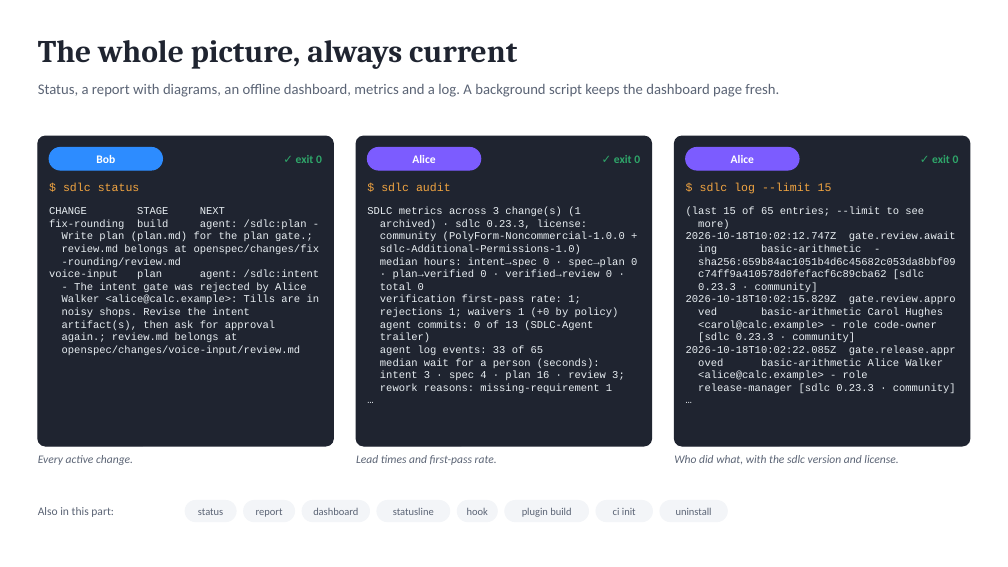
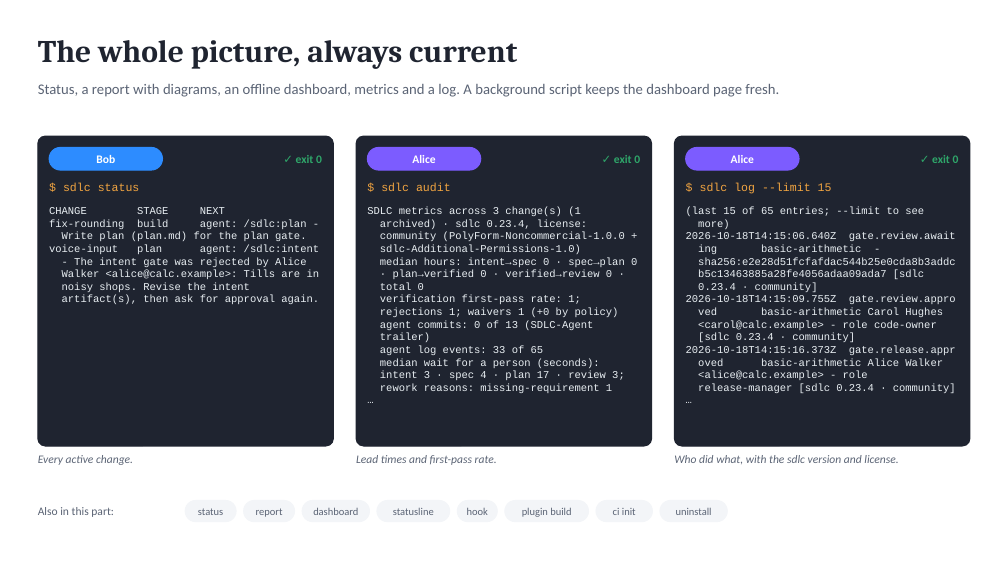
Before and after one commit to marin-ai-tech/sdlc, a slide deck: slide 18 of docs/demo/sdlc-calculator-demo.en.pptx. Drawn at 1008x567 pixels with LibreOffice and Linux fonts; fonts in the diff are those of the drawing. Boxes give left, top, right and bottom in pixels: in the first picture for what was removed or moved away, otherwise in the second. Text is boxed around its words. In the diff, an @@ line names an element or a change of style, - is before the commit and + after.

```diff
--- a/docs/demo/sdlc-calculator-demo.en.pptx
+++ b/docs/demo/sdlc-calculator-demo.en.pptx
@@ text at box(62, 232, 306, 241): text changed @@
-Write plan (plan.md) for the plan gate.;
-review.md belongs at openspec/changes/fix
--rounding/review.md
+Write plan (plan.md) for the plan gate.
@@ text at box(380, 220, 587, 229): text changed @@
-archived) · sdlc 0.23.3, license:
+archived) · sdlc 0.23.4, license:
@@ text at box(686, 232, 956, 241): text changed @@
-2026-10-18T10:02:12.747Z gate.review.await
+2026-10-18T14:15:06.640Z gate.review.await
@@ text at box(686, 257, 956, 304): text changed @@
-sha256:659b84ac1051b4d6c45682c053da8bbf09
-c74ff9a410578d0fefacf6c89cba62 [sdlc
-0.23.3 · community]
-2026-10-18T10:02:15.829Z gate.review.appro
+sha256:e2e28d51fcfafdac544b25e0cda8b3addc
+b5c13463885a28fe4056adaa09ada7 [sdlc
+0.23.4 · community]
+2026-10-18T14:15:09.755Z gate.review.appro
@@ text at box(62, 295, 319, 304): text changed @@
-artifact(s), then ask for approval
-again.; review.md belongs at
-openspec/changes/voice-input/review.md
+artifact(s), then ask for approval again.
@@ text at box(686, 333, 956, 355): text changed @@
-[sdlc 0.23.3 · community]
-2026-10-18T10:02:22.085Z gate.release.appr
+[sdlc 0.23.4 · community]
+2026-10-18T14:15:16.373Z gate.release.appr
@@ text at box(380, 371, 625, 380): text changed @@
-intent 3 · spec 4 · plan 16 · review 3;
+intent 3 · spec 4 · plan 17 · review 3;
@@ text at box(698, 384, 956, 393): text changed @@
-release-manager [sdlc 0.23.3 · community]
+release-manager [sdlc 0.23.4 · community]
```
Also in this commit, not shown: 5 other slides changed, 31 other files.
